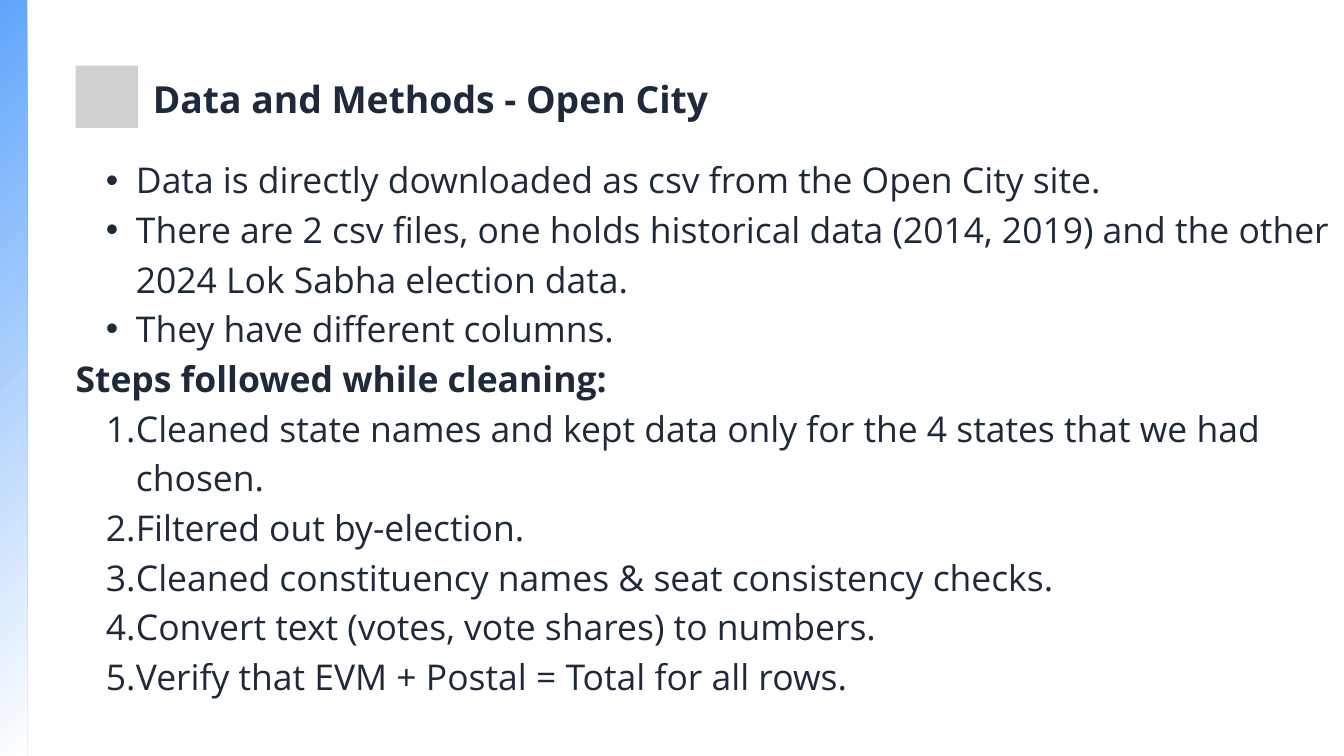
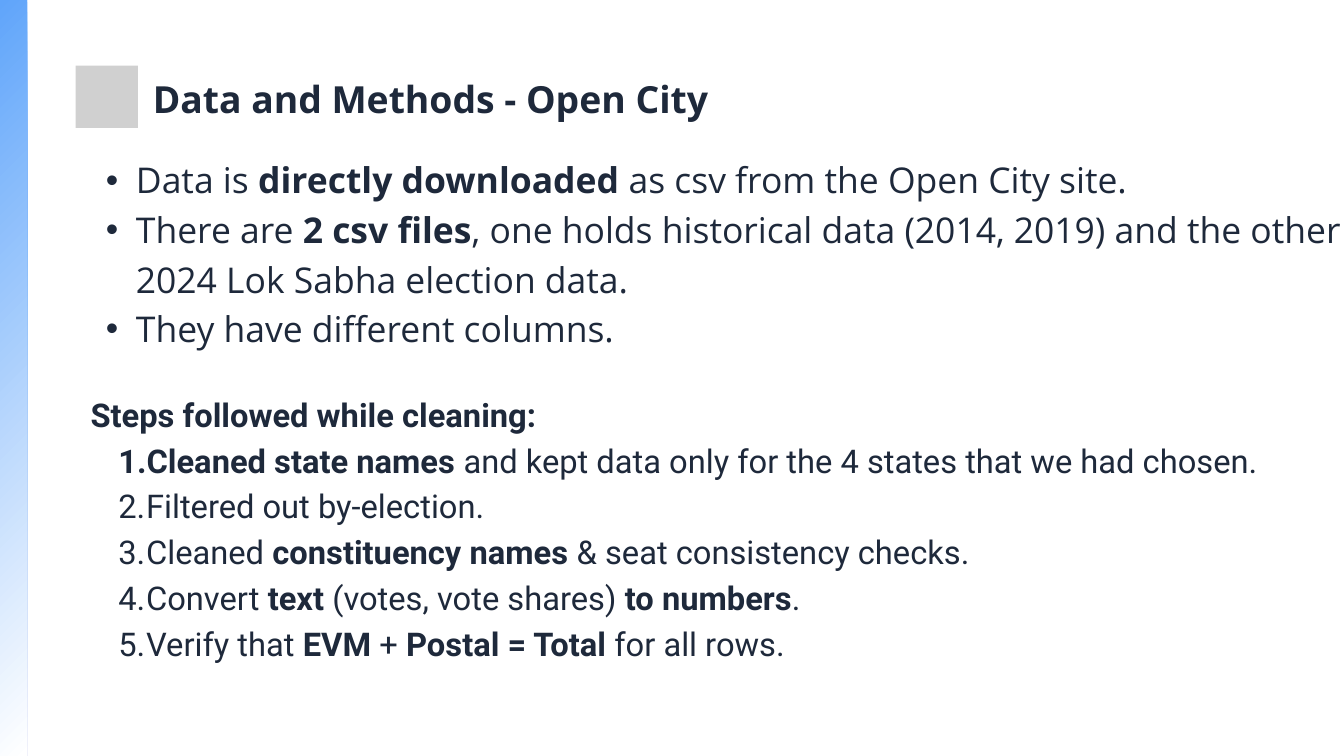
Before and after one commit to Bhupathi-Nithin-Agnihotri/DCV-Project, a slide deck: slide 10 of DCV-Project.pptx. Drawn at 1344x756 pixels with LibreOffice and Linux fonts; fonts in the diff are those of the drawing; grey boxes stand for pictures. Boxes give left, top, right and bottom in pixels: in the first picture for what was removed or moved away, otherwise in the second. Text is boxed around its words. In the diff, an @@ line names an element or a change of style, - is before the commit and + after.

```diff
--- a/DCV-Project.pptx
+++ b/DCV-Project.pptx
@@ text at (136, 166, 1340, 294): bold on in "directly downloaded", "2 csv files," @@
@@ text at (76, 365, 1260, 699): paragraphs removed @@
-Steps followed while cleaning:
-  1. Cleaned state names and kept data only for the 4 states that we had chosen.
-  2. Filtered out by-election.
-  3. Cleaned constituency names & seat consistency checks.
-  4. Convert text (votes, vote shares) to numbers.
-  5. Verify that EVM + Postal = Total for all rows.
@@ text added at (91, 402, 1258, 663), 35 pt, text #1E293B @@
+Steps followed while cleaning:
+  1. Cleaned state names and kept data only for the 4 states that we had chosen.
+  2. Filtered out by-election.
+  3. Cleaned constituency names & seat consistency checks.
+  4. Convert text (votes, vote shares) to numbers.
+  5. Verify that EVM + Postal = Total for all rows.
```
Also in this commit, not shown: 10 other slides changed, 1 other file.
